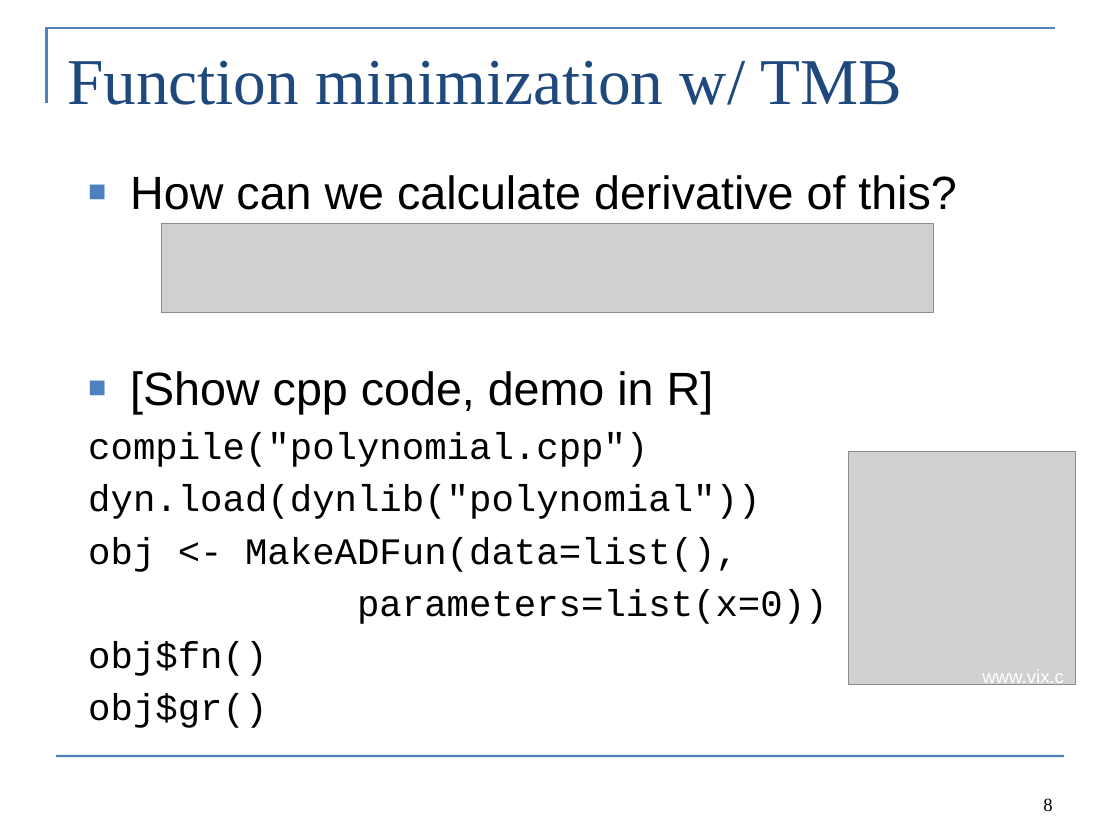
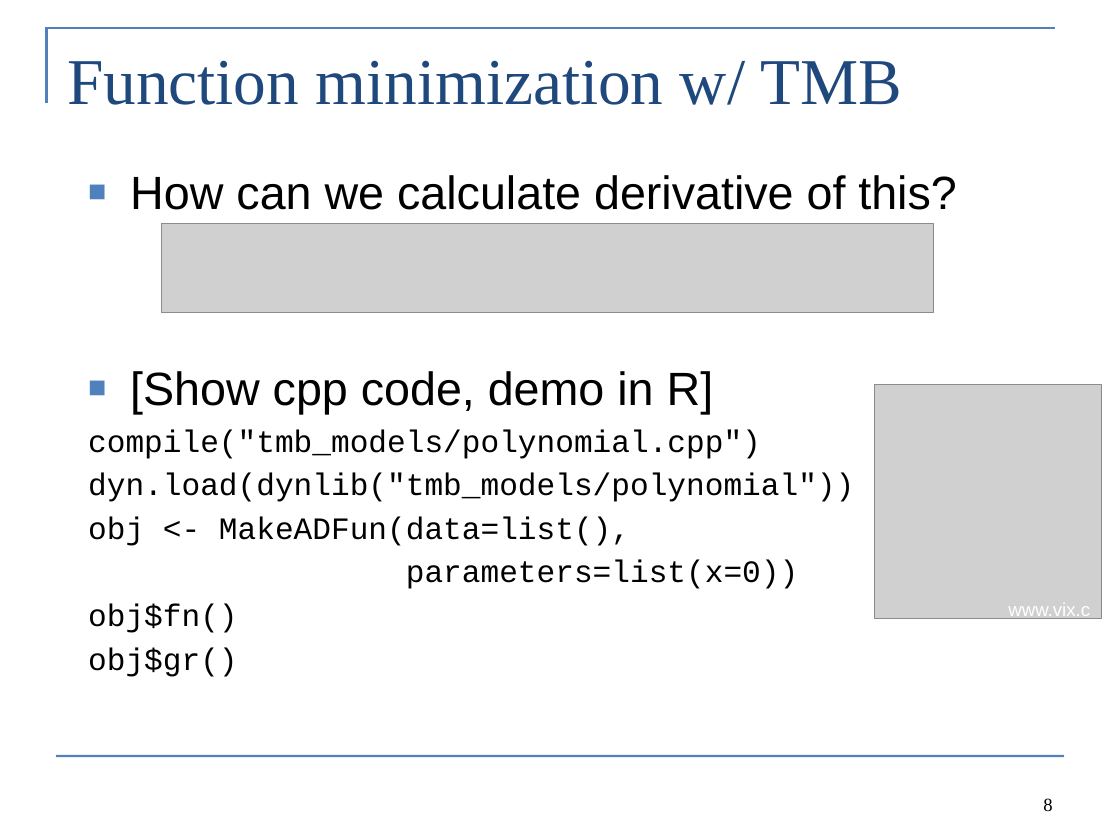
Before and after one commit to colemonnahan/tmb_workshop, a slide deck: slide 8 of day1/lecture1_maximum_likelihood.pptx. Drawn at 1120x840 pixels with LibreOffice and Linux fonts; fonts in the diff are those of the drawing; grey boxes stand for pictures. Boxes give left, top, right and bottom in pixels: in the first picture for what was removed or moved away, otherwise in the second. Text is boxed around its words. In the diff, an @@ line names an element or a change of style, - is before the commit and + after.

```diff
--- a/day1/lecture1_maximum_likelihood.pptx
+++ b/day1/lecture1_maximum_likelihood.pptx
@@ picture: place and size @@
-picture at (848, 451, 1074, 684)
+picture at (875, 385, 1101, 618)
@@ text at (88, 429, 854, 502): text changed; size 24 to 20 pt @@
-compile("polynomial.cpp")
-dyn.load(dynlib("polynomial"))
+compile("tmb_models/polynomial.cpp")
+dyn.load(dynlib("tmb_models/polynomial"))
@@ text at (88, 516, 798, 677): size 24 to 20 pt in "obj <- MakeADFun(data=list(),", "parameters=list(x=0))", "obj$fn()", "obj$gr()" @@
@@ text "www.vix.com": place and size @@
-text "www.vix.com" at (982, 670, 1064, 687)
+text "www.vix.com" at (1008, 603, 1090, 621)
```
Also in this commit, not shown: 5 other slides changed, 2 other files.
